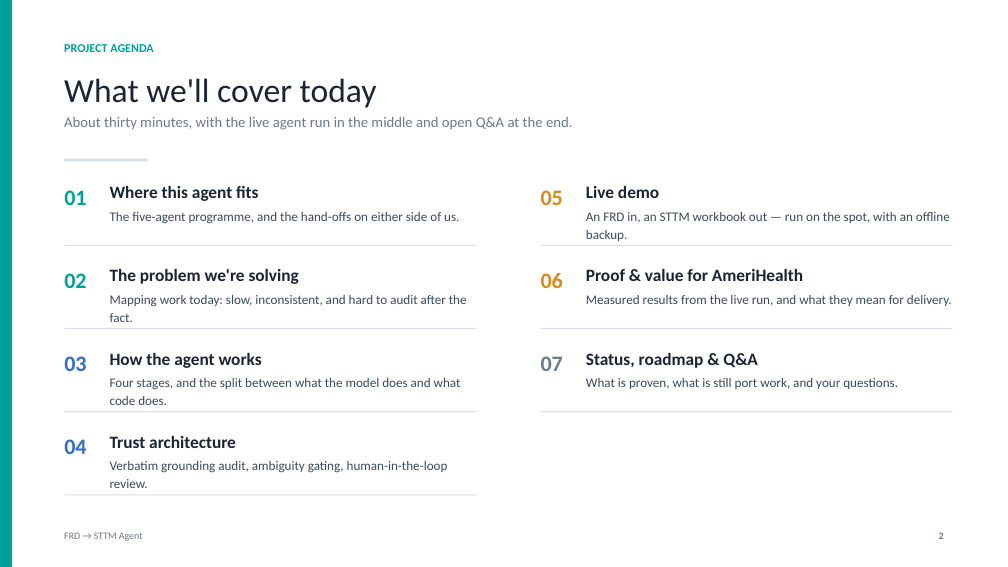
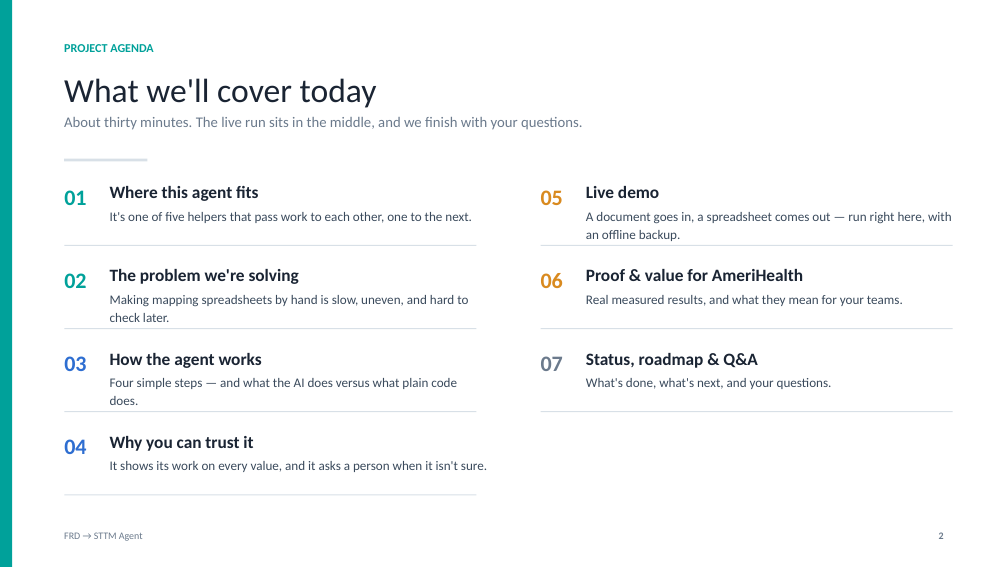
Before and after one commit to ArjunP4Hexaware/frd-to-sttm-agent-v2, a slide deck: slide 2 of docs/FRD_to_STTM_Agent_Demo.pptx. Drawn at 1008x567 pixels with LibreOffice and Linux fonts; fonts in the diff are those of the drawing. Boxes give left, top, right and bottom in pixels: in the first picture for what was removed or moved away, otherwise in the second. Text is boxed around its words. In the diff, an @@ line names an element or a change of style, - is before the commit and + after.

```diff
--- a/docs/FRD_to_STTM_Agent_Demo.pptx
+++ b/docs/FRD_to_STTM_Agent_Demo.pptx
@@ text at <box>64,117,583,130</box>: text changed @@
-About thirty minutes, with the live agent run in the middle and open Q&A at the end.
+About thirty minutes. The live run sits in the middle, and we finish with your questions.
@@ text at <box>110,212,472,223</box>: text changed @@
-The five-agent programme, and the hand-offs on either side of us.
+It's one of five helpers that pass work to each other, one to the next.
@@ text at <box>586,212,952,241</box>: text changed @@
-An FRD in, an STTM workbook out — run on the spot, with an offline backup.
+A document goes in, a spreadsheet comes out — run right here, with an offline backup.
@@ text at <box>110,295,468,322</box>: text changed @@
-Mapping work today: slow, inconsistent, and hard to audit after the fact.
+Making mapping spreadsheets by hand is slow, uneven, and hard to check later.
@@ text at <box>586,295,903,306</box>: text changed @@
-Measured results from the live run, and what they mean for delivery.
+Real measured results, and what they mean for your teams.
@@ text at <box>110,378,457,405</box>: text changed @@
-Four stages, and the split between what the model does and what code does.
+Four simple steps — and what the AI does versus what plain code does.
@@ text at <box>586,378,832,389</box>: text changed @@
-What is proven, what is still port work, and your questions.
+What's done, what's next, and your questions.
@@ text at <box>110,436,487,472</box>: text changed @@
-Trust architecture
-Verbatim grounding audit, ambiguity gating, human-in-the-loop review.
+Why you can trust it
+It shows its work on every value, and it asks a person when it isn't sure.
```
Also in this commit, not shown: 12 other slides changed, 1 other file.
